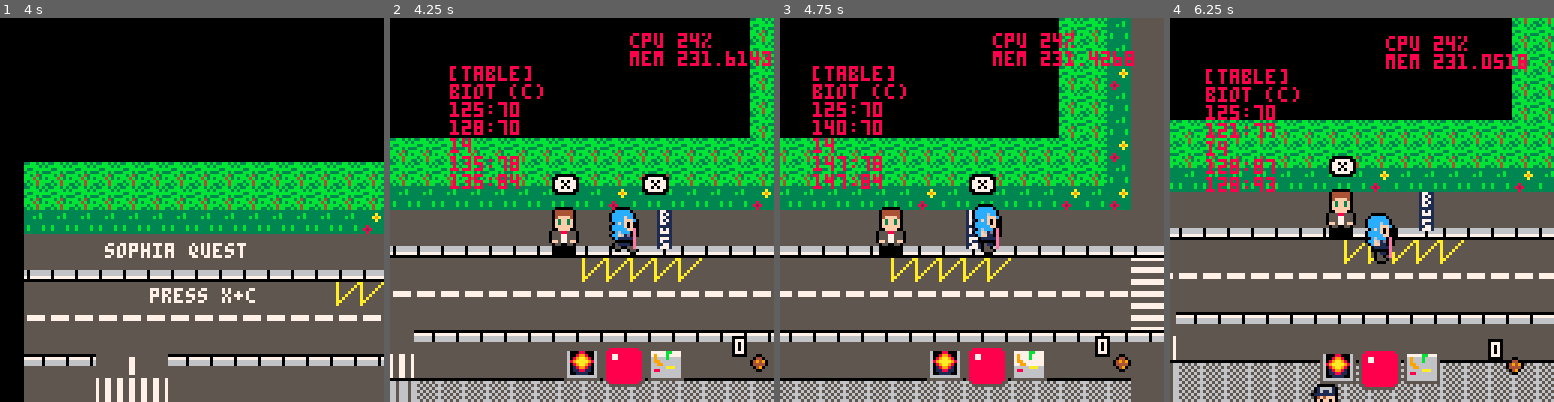
Above: before the commit, frames 1-4 (left to right).
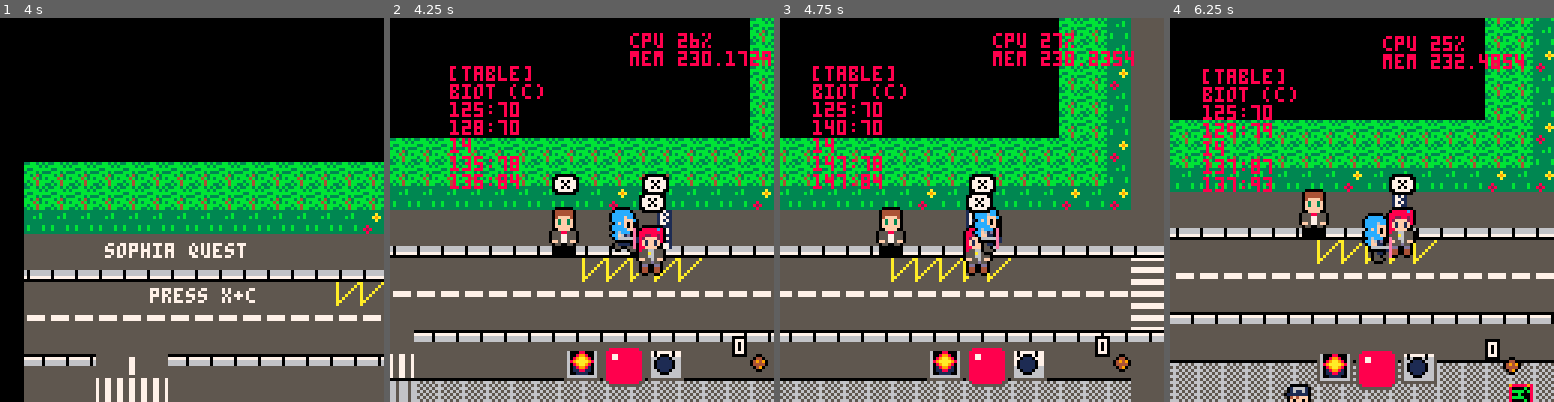
Above: after the commit, the same moments.

Repository: JasonHaenlin/pico-8-sophiaquest
Game: PICO-8 cartridge JasonHaenlin.p8
The game is run twice, just before and just after one commit, with the same random seed, the same clock (stepped at 60 frames per second) and the same inputs.
Inputs:
- Up to frame 1 (4 s): tap X (X key) at 0.33, 1.07, 1.85, 2.97 s; tap O (Z key) at 0.7, 1.7, 2.1, 2.5, 2.9, 3.3, 3.7 s; hold Right 1.6-2.1 s; hold Up 2.15-2.42 s; hold Right 2.47-3.03 s; hold Left 3.08-3.58 s; hold Down 3.63-3.97 s
- Up to frame 2 (4.25 s): hold Right from 4.02 s (still down); tap X (X key) at 4.08 s; tap O (Z key) at 4.1 s
- Up to frame 3 (4.75 s): tap O (Z key) at 4.5 s; release Right at 4.68 s; hold Up from 4.73 s (still down)
- Up to frame 4 (6.25 s): tap O (Z key) every 0.4 s from 4.9 to 6.1 s; release Up at 5.03 s; hold Left 5.08-5.68 s; tap X (X key) at 5.2 s; hold Down 5.73-6.03 s; hold Right from 6.08 s (still down)

Frame 1 is identical in both runs. In frame 2, 1.7% of the frame differs, in the area x 59-99%, y 3-93%; in frame 3, 1.4%; in frame 4, 29%, in the area x 0-100%, y 0-100%.

Commit message:
bunch of things (dialogues, npc positions, weapons, inventory...)

Diff:
--- a/JasonHaenlin.p8
+++ b/JasonHaenlin.p8
@@ -44,8 +44,8 @@
  g_weapons = {}
  g_to_win = 3
  g_loots = {
-  {obj = "heal", s = 239, drop_rate = 20},
-  {obj = "coin", s = 255, drop_rate = 60}
+  {obj = "heal", s = 239, drop_rate = 30},
+  {obj = "coin", s = 255, drop_rate = 100}
  }
  _update = update_menu
  init_area()
@@ -129,7 +129,7 @@
       })
 
       local npc_r1_biot = {}
-      npc_r1_biot = m_npc(341,86,204)
+      npc_r1_biot = m_npc(295,109,204)
       npc_r1_biot:create_dialogs({
        n_dialog("eh la, jeune fille ! ❎",trigger(200, trig_time)),
        n_dialog("ou pensez-vous aller comme ca ? ❎",trigger(200, trig_time)),
@@ -137,15 +137,15 @@
       })
 
       local npc_r2_biot = {}
-      npc_r2_biot = m_npc(239,12,198)
+      npc_r2_biot = m_npc(137,77,198)
       npc_r2_biot:create_dialogs({
        n_dialog("tiens tiens, qu'est-ce qu'on a la ? ❎",trigger(200, trig_time)),
        n_dialog("vous etes sans emploi ? ❎",trigger(200, trig_time)),
-       n_dialog("vous savez quoi ? laissez-moi regarder votre cv ! ❎",trigger(200, trig_time)),
+       n_dialog("laissez-moi regarder votre cv ! ❎",trigger(200, trig_time)),
       })
 
       local npc_daminaca_sophiatech_biot = {}
-      npc_daminaca_sophiatech_biot = m_npc(179,163,201,immortal_object,false)
+      npc_daminaca_sophiatech_biot = m_npc(185,171,201,immortal_object,false)
       npc_daminaca_sophiatech_biot:create_dialogs({
        n_dialog("hmm, une nouvelle tete ? ❎",trigger(200, trig_time)),
        n_dialog("je ne vous avais jamais vu jeune fille.❎",trigger(200, trig_time)),
@@ -160,32 +160,30 @@
        n_dialog("bienvenue a sophiatech ! ❎",trigger(200, trig_time)),
        n_dialog("laissez-moi vous expliquer le fonctionnement de cette ecole. ❎",trigger(200, trig_time)),
        n_dialog("votre objectif est simple : obtenir votre diplome pour etre recrutee dans l'entreprise de vos reves. ❎",trigger(200, trig_time)),
-       n_dialog("pour se faire vous devez effectuer trois stages differents qui permettront d'ameliorer vos competences et votre materiel. ❎",trigger(200, trig_time)),
-       n_dialog("l'ordre que je vous conseil pour les stages est le suivant : d'abord capgemo qui se trouve a biot, puis leonardo energie a antibes et enfin thelas à valbonne. ❎",trigger(200, trig_time)),
+       n_dialog("pour se faire vous devez effectuer trois stages differents qui permettront d'ameliorer vos competences. ❎",trigger(200, trig_time)),
        n_dialog("vous devrez aller parler aux recruteurs de chacune de ces entreprises et passer leurs epreuves afin d'etre recrutee. ❎",trigger(200, trig_time)),
-       n_dialog("dans le campus, des etudiants et professeurs viendront vous aborder pour vous aider a prendre de l�█▥experience et tester vos connaissances. ❎",trigger(200, trig_time)),
-       n_dialog("et noublies pas de récupérer ton équipement sur le terminal à côté. ❎",trigger(200, trig_time)),
+       n_dialog("dans le campus, des etudiants et professeurs viendront vous aborder pour vous aider a prendre de l'experience et tester vos connaissances. ❎",trigger(200, trig_time)),
        n_dialog("en cas de doute, durant votre parcours n'hesitez pas a revenir me voir et je vous repeterai tout cela. ❎",trigger(200, trig_time)),
-       n_dialog("n'oubliez pas votre materiel! ❎",trigger(200, trig_time)),
+       n_dialog("ah et n'oubliez pas votre materiel! ❎",trigger(200, trig_time)),
        n_dialog("vous pouvez le choisir sur le terminal derriere moi! ❎",trigger(200, trig_time)),
        n_dialog("votre materiel est extremement precieux. ❎",trigger(200, trig_time)),
-       n_dialog("sans materiel vous ne pourrez jamais terminer vos etudes et realiser votre reve à sophia. ❎",trigger(200, trig_time)),
-       n_dialog("votre materiel constitue l'outil principal de votre connaissance. ❎",trigger(200, trig_time)),
        n_dialog("utilisez-le pour demontrer vos connaissances aux etudiants et aux professeurs qui veulent vous tester. ❎",trigger(200, trig_time)),
        n_dialog("et il y en a beaucoup sur le campus et sur les routes. ❎",trigger(200, trig_time)),
+       n_dialog("ici, vos arguments et vos competences sont votre arme !❎",trigger(200, trig_time)),
      })
 
       local npc_st1_biot = {}
       npc_st1_biot = m_npc(199,214,195)
       npc_st1_biot:create_dialogs({
-       n_dialog("ma specialite c'est genie de l'eau ! et toi ?! ❎",trigger(200, trig_time)),
+       n_dialog("ma specialite c'est genie de l'eau ! ❎",trigger(200, trig_time)),
+       n_dialog("et toi ?! ❎",trigger(200, trig_time)),
       })
 
       local npc_st2_biot = {}
       npc_st2_biot = m_npc(103,136,195)
       npc_st2_biot:create_dialogs({
-       n_dialog("il parait que le restaurant universitaire se trouve a l'ouest d'ici… ❎",trigger(200, trig_time)),
-       n_dialog("va y faire un tour, la nourriture va te requinquer. ❎",trigger(200, trig_time)),
+       n_dialog("tu peux voyager entre les villes grace aux arrêts de bus ❎",trigger(200, trig_time)),
+       n_dialog("tu savais ? ❎",trigger(200, trig_time)),
       })
     end
    },
@@ -527,15 +525,15 @@
 
 function m_weapons()
  m_weapon({
-  wpm = n_weapon("laptop", 104, 8, {h = 72, v = 88}, 20, 15, melee, 2, 8, 5, -5),
-  dfx = n_dfx(dfx_thunder, draw_thunder, 100)
- })
- m_weapon({
-  wpm = n_weapon("justice", 105, 4, {h = 73, v = 89}, 15, 7, melee, 2, 8, 5, -4),
+  wpm = n_weapon("ordinateur", 104, 3, {h = 72, v = 88}, 20, 15, melee, 2, 8, 5, -5),
   dfx = n_dfx()
  })
  m_weapon({
-  wpm = n_weapon("feu", 106, 1, {h = 74, v = 90}, 8, 8, ranged, 3, 3, 5, -4),
+  wpm = n_weapon("fiole graduee", 105, 4, {h = 73, v = 89}, 15, 7, melee, 2, 8, 5, -4),
+  dfx = n_dfx()
+ })
+ m_weapon({
+  wpm = n_weapon("fougue", 106, 1, {h = 74, v = 90}, 8, 8, ranged, 3, 3, 5, -4),
   dfx = n_dfx()
  })
  m_weapon({
@@ -543,19 +541,15 @@
   dfx = n_dfx()
  })
  m_weapon({
-  wpm = n_weapon("cutter", 108, 3, {h = 76, v = 92}, 15, 10, melee, 2, 8, 5, -4),
-  dfx = n_dfx()
+  wpm = n_weapon("generateur electrique", 108, 8, {h = 76, v = 92}, 15, 10, melee, 2, 8, 5, -4),
+  dfx = n_dfx(dfx_thunder, draw_thunder, 100)
  })
  m_weapon({
-  wpm = n_weapon("biohazard", 109, 6, {h = 77, v = 93}, 4, 5, ranged, 5, 1, 5, -5),
+  wpm = n_weapon("canon a eau", 109, 6, {h = 77, v = 93}, 4, 5, ranged, 5, 1, 5, -5),
   dfx = n_dfx(dfx_waterfall, draw_waterfall, 100)
  })
  m_weapon({
-  wpm = n_weapon("tatata", 110, 7, {h = 78, v = 94}, 2, 2, ranged, 10, 1, 5, -5),
-  dfx = n_dfx()
- })
- m_weapon({
-  wpm = n_weapon("boom", 111, 8, {h = 79, v = 95}, 18, 10, melee, 2, 8, 5, -4),
+  wpm = n_weapon("arguments convaincants", 111, 8, {h = 79, v = 95}, 18, 10, melee, 2, 8, 5, -4),
   dfx = n_dfx(dfx_explosion, draw_explosion, 100)
 })
 end
@@ -1302,7 +1296,7 @@
 end
 
 function drop_loot(a)
- local rndv = flr(rnd(100))
+ local rndv = flr(rnd(100)) + 1
  for o in all(g_loots) do
   if(o.drop_rate <= rndv) m_loot(a.x, a.y, o)
  end
@@ -1513,9 +1507,9 @@
 end
 
 function draw_pl_inv(self)
-  local x = g_fp.x+80
+  local x = g_fp.x+20
   local y = g_fp.y
-  rectfill(x, y, x + 48, y + 128, dark_blue)
+  rectfill(x, y, x + 116, y + 128, dark_blue)
   line(x, y, x, y + 128, light_gray)
   local tx = x + 7
   local ty = y + 10
@@ -1793,7 +1787,7 @@
 
 
 __gff__
-800080000000008080808080808000008000000000000080808080808080808080008080800000808080000000800000800080808000000002a000000080800000000080808080808000000000000000008000808080008080000000000000000000008080808000800000000000000085850505000000008080808000808000
+800080000000008080808080808000008000000000000080808080808080808080008080800000808080000000800000800080808000000002a000000080800000000080808080808000000080000000008000808080008080000000800000000000008080808000000000008000000085850505000000008080808000808000
 0000000000000000000000000000000000000000000000000000000000000000000000000000000000000000000000000000000000000000000000000000000000000000000000000000000000000000000000000000000000000000000000000000000000000000000000000000000000000000000000000000000000000000
 __map__
 000000000000000000000000000000000000000000000000000000000000000000000000000000000000000000000000000000000000000000000000000000000000000000000000000000000000000000171818070808080808080808080918181900000000002525252525003e3e3e3e3e3e3e007979790079797b7b797979
@@ -1813,9 +1807,9 @@
 004141411215124141414141414141414141414141414141414141414141414141414141414141414141414100000000121212121212121212120101121212121212121212121212125002000000333433343334333433343334333433343334333433343334007c7c7c7c7c7c7c7c00387c7c7c00577c7c7c7c7c7c7c7c7c7c
 0012121205050512121212121212121212121212121212121212121212121212121212121212121212121212000000004141414141414141414112121212414141410708080808080808090000000000000000000000000000003e00000000000000003e000000797979797c7c7c7c0047757c7c007979797979797979797c7c
 00101010222222101010101010101010101010101010101012121010101010101010101010101010101010100000000012121212121212121212121212121202020217181818181818181900475647564756477700430b0b43003d56475647564756473d7c7700464638467c7c7c7c00387c7c7c007c7c7c7c7c7c7c7c7c7c7c
-00202020323232202020202020202020202020202020202012122020202020202020202020202020202020200000000061616161616161616161121212121202213117181818181818181900575657565756577700537e7e53007c56575657565756577c7c77007c57577c7c7c7c7c0038757c7c007c7c7c7c7c7c7c7c7c7c7c
-0002121212121212161212161212164445161212162121310e0f21212121212121212121212121212121210200000000444516444516121216121212121202212324272828282828282829007c7c7c7c7c7c7c77003b3b3b3b007c7c7c7c7c7c7c7c7c7c7c77007c7c7c7c7c7c7c7c0047757c7c007c7c797979797979797979
-0002121212121212161212161212165455161212162139210e0f213102212121212121212121212121212102000000005455165455161212161212121212022133341d0d0d0d0d0d0d0d1f00797c3e3e3e3e3e3e79437979797979793e3e3e3e3e797c7c797900797979797c7c7c7c00387c7c7c007c7c7c7c7c7c7c7c7c7c7c
+00202020323232202020202020202020202020202020392012122020202020202020202020202020202020200000000061616161616161616161121212121202213117181818181818181900575657565756577700537e7e53007c56575657565756577c7c77007c57577c7c7c7c7c0038757c7c007c7c7c7c7c7c7c7c7c7c7c
+000212121212121216121216121216444516121216216e310e0f21212121212121212121212121212121210200000000444516444516121216121212121202212324272828282828282829007c7c7c7c7c7c7c77003b3b3b3b007c7c7c7c7c7c7c7c7c7c7c77007c7c7c7c7c7c7c7c0047757c7c007c7c797979797979797979
+0002121212121212161212161212165455161212162121210e0f213102212121212121212121212121212102000000005455165455161212161212121212022133341d0d0d0d0d0d0d0d1f00797c3e3e3e3e3e3e79437979797979793e3e3e3e3e797c7c797900797979797c7c7c7c00387c7c7c007c7c7c7c7c7c7c7c7c7c7c
 0002070808080809161212161212166465161212162121210e0f212121210202020202020202020202020202000000006465166465161212161212121212022131212d0d0d0d0d0d0d0d2f00467c3d3d3d3d3d3d46534646464646463d3d3d3d3d467c7c4646003d3846467c7c7c7c0047757c7c007c7c7c7c7c7c7c7c7c7c7c
 0002171818181819121212121212121212121212121212121212212121210202020202020202020200000000000000001212121212121212121212121212022324212d1e1e1e1e1e1e1e2f007c7c7c7c7c7c7c7c7c7c7c7c7c7c7c7c7c7c7c7c7c7c7c7c7c51007c57577c7c7c7c7c00387c7c7c797979797979797979797c7c
 0002272828282829121207080808080808080808080912121212070808080808080808080809020200000000000000001212121212121212121212121212023334212d1e04041e04041e2f007c7c7c7c7c7c7c7c7c7c7c7c7272727c727272727c7c7c7c7c7c007c7c7c7c7c7c7c7c0047757c7c7c7c7c7c7c7c7c7c7c7c7c7c
Not shown, changed: 40 lines of the sprite sheet (__gfx__) section of JasonHaenlin.p8
